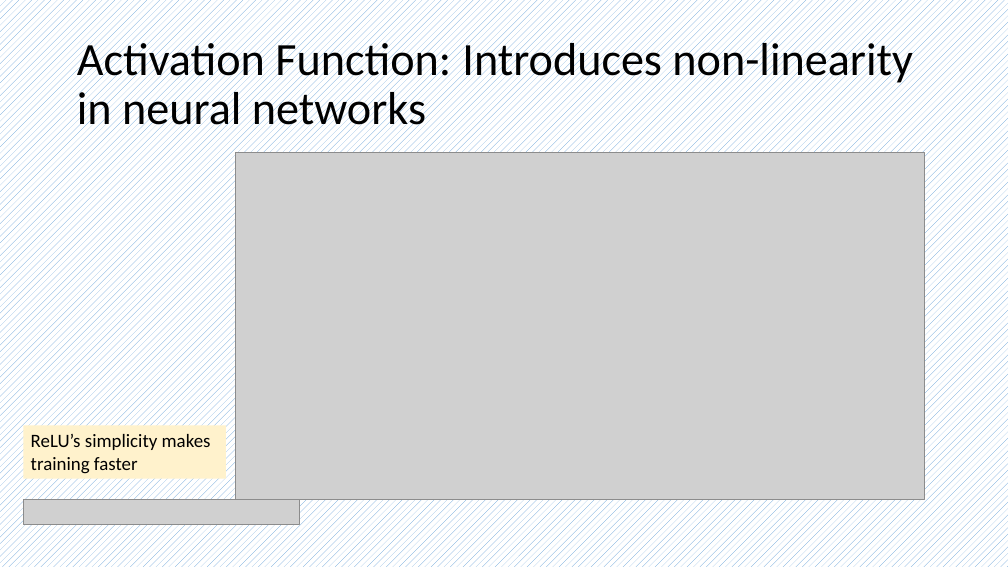
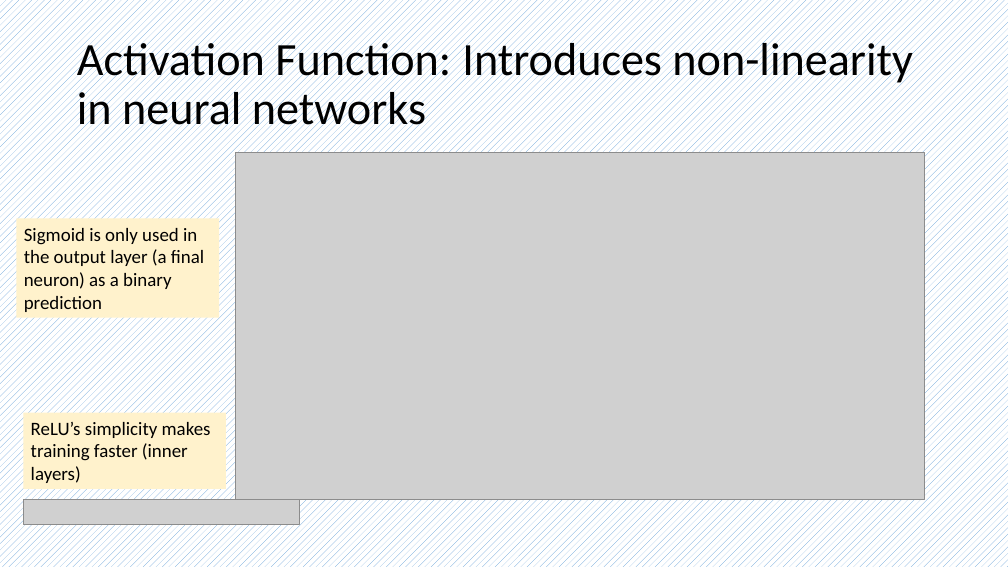
Before and after one commit to frankwxu/AI4DigitalForensics, a slide deck: slide 36 of CYFI445/lectures/08_multiclass_classification_n_to_n_2hidden/0_ML_concepts_multiclass.pptx (slide 34 before the commit). Drawn at 1008x567 pixels with LibreOffice and Linux fonts; fonts in the diff are those of the drawing; grey boxes stand for pictures; background and template pictures are left out. Boxes give left, top, right and bottom in pixels: in the first picture for what was removed or moved away, otherwise in the second. Text is boxed around its words. In the diff, an @@ line names an element or a change of style, - is before the commit and + after.

```diff
--- a/CYFI445/lectures/08_multiclass_classification_n_to_n_2hidden/0_ML_concepts_multiclass.pptx
+++ b/CYFI445/lectures/08_multiclass_classification_n_to_n_2hidden/0_ML_concepts_multiclass.pptx
@@ rectangle added at (17, 219, 219, 318), fill #FFF2CC, 18 pt, text #000000 @@
+Sigmoid is only used in the output layer (a final neuron) as a binary prediction
@@ rectangle "ReLU’s simplicity makes training faster ...": place and size @@
-rectangle "ReLU’s simplicity makes training faster ..." at (23, 426, 226, 479)
+rectangle "ReLU’s simplicity makes training faster ..." at (23, 413, 226, 489)
@@ text in rectangle at (31, 422, 211, 483): text changed @@
-ReLU’s simplicity makes training faster
+ReLU’s simplicity makes training faster (inner layers)
```
Also in this commit, not shown: 2 other slides changed, 2 slides added.
